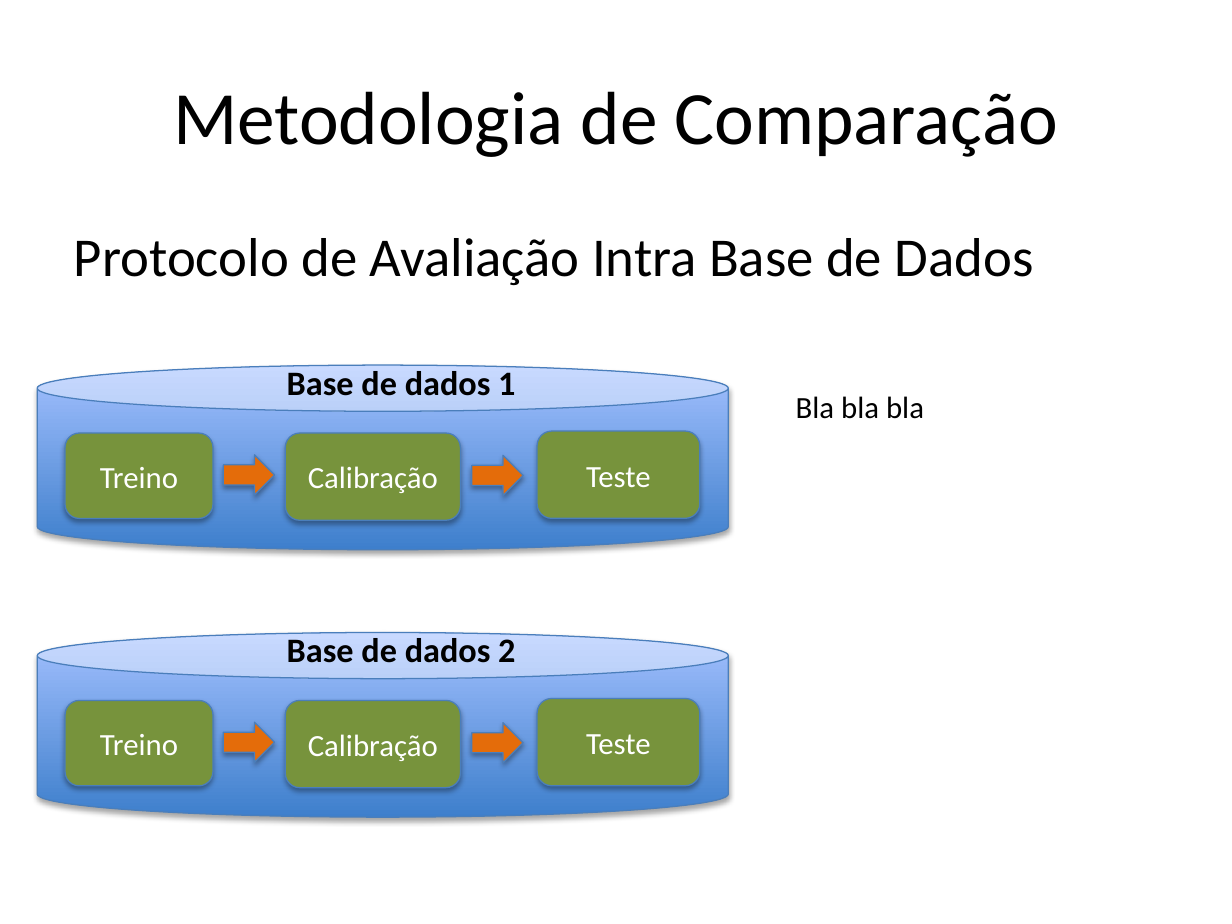
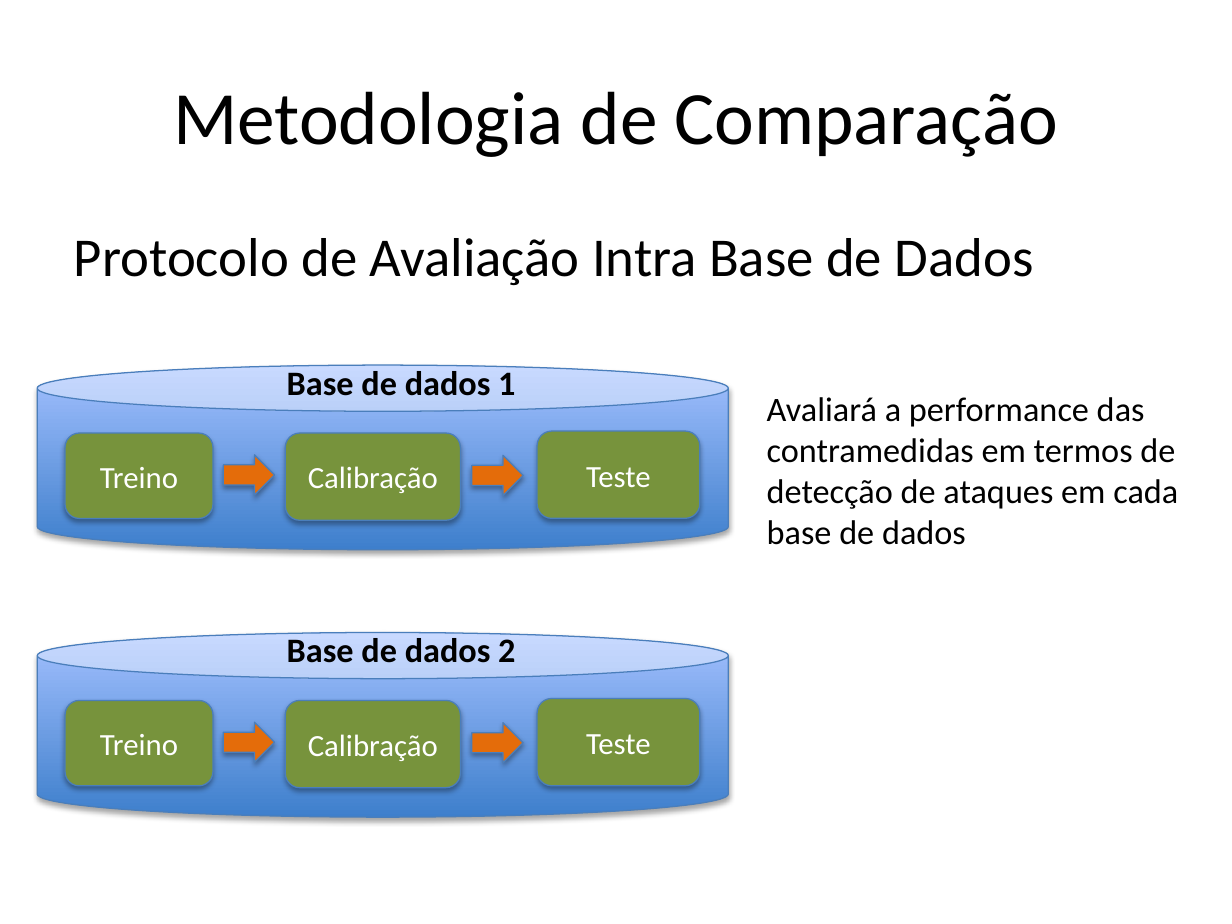
Before and after one commit to tiagofrepereira2012/masters_thesis, a slide deck: slide 29 of qualification/presentation/Presentation.pptx. Drawn at 1232x924 pixels with LibreOffice and Linux fonts; fonts in the diff are those of the drawing. Boxes give left, top, right and bottom in pixels: in the first picture for what was removed or moved away, otherwise in the second. Text is boxed around its words. In the diff, an @@ line names an element or a change of style, - is before the commit and + after.

```diff
--- a/qualification/presentation/Presentation.pptx
+++ b/qualification/presentation/Presentation.pptx
@@ text at (x1=767, y1=397, x2=1178, y2=545): text changed; size 18 to 20 pt @@
-Bla bla bla
+Avaliará a performance das contramedidas em termos de detecção de ataques em cada base de dados
```
Also in this commit, not shown: 9 other slides changed, 7 slides added, 2 slides removed.
